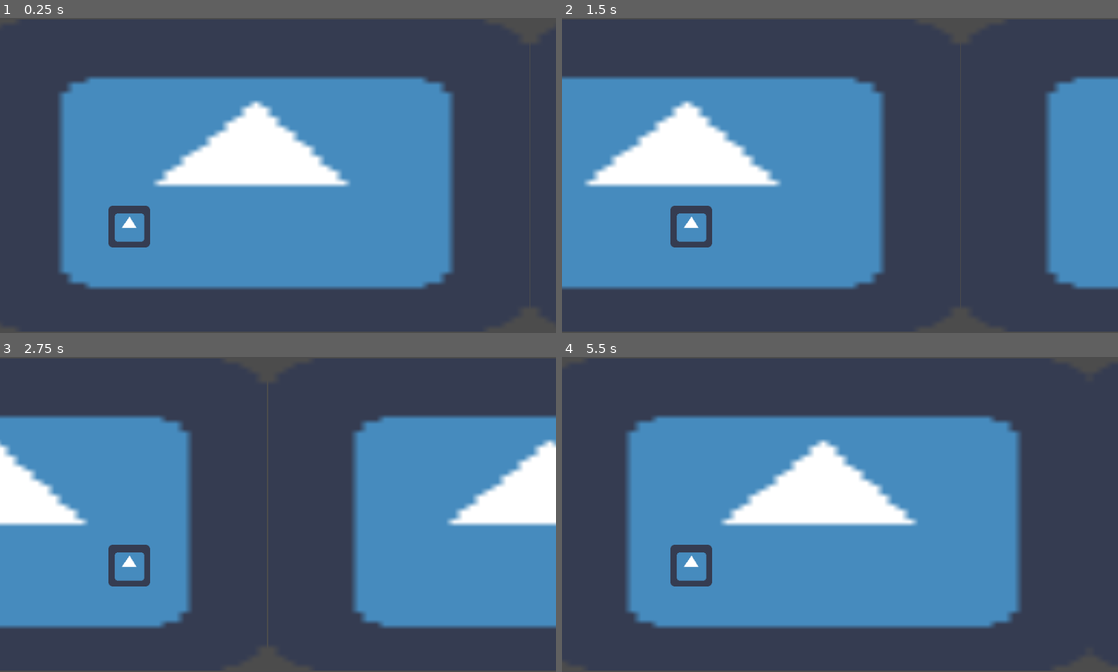
Above: before the commit, frames 1-4 (two rows, left to right).
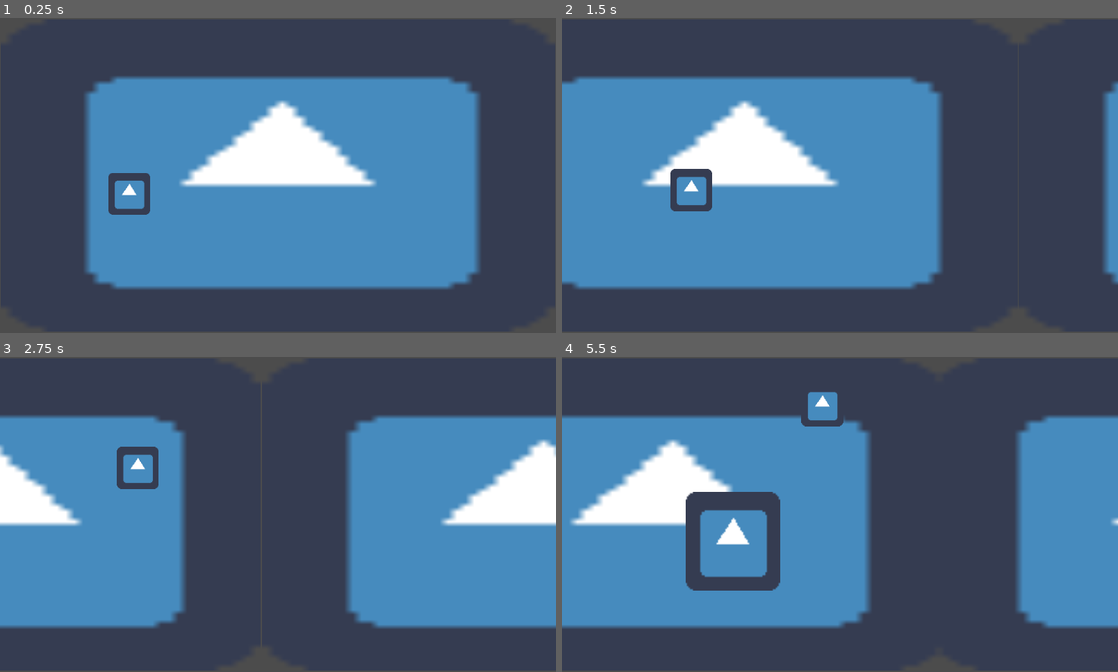
Above: after the commit, the same moments.

Repository: arthurnog/carameloProject
Game: Godot game, scene res://src/scene/GAME.tscn
Same seed, same stepped clock (60 frames per second), same inputs: the game is played once before the commit and once after it. The engine's default icon, where the game draws it, is replaced by a stand-in: a white triangle on a blue panel in a dark square.
Inputs (mouse positions are in pixels of both pictures, inside the frame that each line leads up to):
- Up to frame 1 (0.25 s): no input
- Up to frame 2 (1.5 s): move the mouse to (962, 159) at 0.52 s; press the mouse at (962, 159) at 0.53 s; move the mouse to (728, 191) at 1.27 s; release the mouse at (728, 191) at 1.28 s; click (728, 191) at 1.35 s
- Up to frame 3 (2.75 s): move the mouse to (333, 445) at 2.02 s; press the mouse at (333, 445) at 2.03 s
- Up to frame 4 (5.5 s): move the mouse to (812, 577) at 2.77 s; release the mouse at (812, 577) at 2.78 s; click (812, 577) at 2.85 s; move the mouse to (1006, 561) at 3.52 s; press the mouse at (1006, 561) at 3.53 s; move the mouse to (673, 467) at 4.27 s; release the mouse at (673, 467) at 4.28 s; click (673, 467) at 4.35 s; move the mouse to (867, 514) at 5.02 s; press the mouse at (867, 514) at 5.03 s

The runs differ from the first frame. In frame 1, 12% of the frame differs, in the area x 10-87%, y 18-87%; in frame 2, 22%; in frame 3, 5.2%; in frame 4, 50%, in the area x 0-100%, y 11-87%.

Commit message:
bug fix

Diff:
--- a/project.godot
+++ b/project.godot
@@ -31,6 +31,14 @@
 window/vsync/use_vsync=false
 window/stretch/mode="2d"
 
+[input]
+
+click={
+"deadzone": 0.5,
+"events": [ Object(InputEventMouseButton,"resource_local_to_scene":false,"resource_name":"","device":0,"alt":false,"shift":false,"control":false,"meta":false,"command":false,"button_mask":0,"position":Vector2( 0, 0 ),"global_position":Vector2( 0, 0 ),"factor":1.0,"button_index":1,"pressed":false,"doubleclick":false,"script":null)
+ ]
+}
+
 [rendering]
 
 environment/default_environment="res://default_env.tres"
--- a/src/scene/GAME.tscn
+++ b/src/scene/GAME.tscn
@@ -1,15 +1,18 @@
-[gd_scene load_steps=6 format=2]
+[gd_scene load_steps=8 format=2]
 
 [ext_resource path="res://src/scene/dog.tscn" type="PackedScene" id=1]
 [ext_resource path="res://src/scene/cenario.tscn" type="PackedScene" id=2]
 [ext_resource path="res://src/scene/dogMal.tscn" type="PackedScene" id=3]
 [ext_resource path="res://src/script/GAME.gd" type="Script" id=4]
 [ext_resource path="res://src/script/obsSpawn.gd" type="Script" id=5]
+[ext_resource path="res://src/script/cenarioPai.gd" type="Script" id=6]
+[ext_resource path="res://src/script/itemSpawn.gd" type="Script" id=7]
 
-[node name="Node2D" type="Node2D"]
+[node name="GAME" type="Node2D"]
 script = ExtResource( 4 )
 
 [node name="cenario" parent="." instance=ExtResource( 2 )]
+script = ExtResource( 6 )
 
 [node name="dogMal" parent="." instance=ExtResource( 3 )]
 position = Vector2( -239.439, 281.817 )
@@ -18,6 +21,7 @@
 position = Vector2( 197.06, 317.839 )
 
 [node name="itens" type="Node" parent="."]
+script = ExtResource( 7 )
 
 [node name="TimerI" type="Timer" parent="itens"]
 wait_time = 25.0
@@ -27,4 +31,14 @@
 
 [node name="TimerO" type="Timer" parent="obstaculos"]
 wait_time = 10.0
+[connection signal="START" from="." to="dog" method="_on_GAME_START"]
+[connection signal="START" from="." to="cenario" method="_on_GAME_START"]
+[connection signal="START" from="." to="dogMal" method="_on_GAME_START"]
+[connection signal="START" from="." to="obstaculos" method="_on_GAME_START"]
+[connection signal="START" from="." to="itens" method="_on_GAME_START"]
+[connection signal="cool" from="dogMal" to="dog" method="_on_dogMal_cool"]
+[connection signal="cool" from="dogMal" to="cenario" method="_on_dogMal_cool"]
+[connection signal="fear" from="dogMal" to="dog" method="_on_dogMal_fear"]
+[connection signal="fear" from="dogMal" to="cenario" method="_on_dogMal_fear"]
+[connection signal="timeout" from="itens/TimerI" to="itens" method="_on_TimerI_timeout"]
 [connection signal="timeout" from="obstaculos/TimerO" to="obstaculos" method="_on_TimerO_timeout"]
--- a/src/scene/dog.tscn
+++ b/src/scene/dog.tscn
@@ -15,19 +15,22 @@
 "name": "fear",
 "speed": 5.0
 }, {
+"frames": [ ExtResource( 1 ) ],
+"loop": true,
+"name": "run",
+"speed": 5.0
+}, {
 "frames": [  ],
 "loop": true,
 "name": "die",
 "speed": 5.0
-}, {
-"frames": [ ExtResource( 1 ) ],
-"loop": true,
-"name": "run",
-"speed": 5.0
 } ]
 
 [sub_resource type="RectangleShape2D" id=2]
-extents = Vector2( 33.6014, 33.8681 )
+extents = Vector2( 33.6014, 33.363 )
+
+[sub_resource type="RectangleShape2D" id=3]
+extents = Vector2( 36.0526, 18.2269 )
 
 [node name="dog" type="Node2D"]
 script = ExtResource( 2 )
@@ -35,9 +38,23 @@
 [node name="AnimatedSprite" type="AnimatedSprite" parent="."]
 frames = SubResource( 1 )
 animation = "run"
+offset = Vector2( 0, -50 )
 
 [node name="Area2D" type="Area2D" parent="."]
+position = Vector2( 0, -50 )
 
 [node name="CollisionShape2D" type="CollisionShape2D" parent="Area2D"]
 shape = SubResource( 2 )
+
+[node name="Area2D2" type="Area2D" parent="."]
+position = Vector2( 0, -50 )
+
+[node name="CollisionShape2D2" type="CollisionShape2D" parent="Area2D2"]
+position = Vector2( 0, 16.8179 )
+shape = SubResource( 3 )
+disabled = true
+
+[node name="Tween" type="Tween" parent="."]
 [connection signal="area_entered" from="Area2D" to="." method="_on_Area2D_area_entered"]
+[connection signal="area_entered" from="Area2D2" to="." method="_on_Area2D_area_entered"]
+[connection signal="tween_completed" from="Tween" to="." method="_on_Tween_tween_completed"]
--- a/src/scene/dogMal.tscn
+++ b/src/scene/dogMal.tscn
@@ -21,13 +21,17 @@
 animation = "run"
 
 [node name="Timer0" type="Timer" parent="."]
+one_shot = true
 
 [node name="Timer1" type="Timer" parent="."]
 wait_time = 7.0
+one_shot = true
 
 [node name="VisibilityNotifier2D" type="VisibilityNotifier2D" parent="."]
 position = Vector2( 0, -3.57166 )
 scale = Vector2( 7.50834, 7.38929 )
+
+[node name="Tween" type="Tween" parent="."]
 [connection signal="timeout" from="Timer0" to="." method="_on_Timer0_timeout"]
 [connection signal="timeout" from="Timer1" to="." method="_on_Timer1_timeout"]
 [connection signal="screen_entered" from="VisibilityNotifier2D" to="." method="_on_VisibilityNotifier2D_screen_entered"]
--- a/src/scene/item.tscn
+++ b/src/scene/item.tscn
@@ -17,6 +17,7 @@
 [node name="item" type="KinematicBody2D" groups=[
 "item",
 ]]
+position = Vector2( 1023.06, 200 )
 script = ExtResource( 2 )
 
 [node name="AnimatedSprite" type="AnimatedSprite" parent="."]
--- a/src/scene/obs0.tscn
+++ b/src/scene/obs0.tscn
@@ -9,6 +9,7 @@
 [node name="obs0" type="KinematicBody2D" groups=[
 "obstacle",
 ]]
+position = Vector2( 1000, 317.839 )
 script = ExtResource( 2 )
 
 [node name="Sprite" type="Sprite" parent="."]
@@ -20,3 +21,6 @@
 position = Vector2( 1.18921, 7.62939e-06 )
 scale = Vector2( 1, 0.516885 )
 shape = SubResource( 1 )
+
+[node name="VisibilityNotifier2D" type="VisibilityNotifier2D" parent="."]
+[connection signal="screen_exited" from="VisibilityNotifier2D" to="." method="_on_VisibilityNotifier2D_screen_exited"]
--- a/src/scene/obs1.tscn
+++ b/src/scene/obs1.tscn
@@ -9,6 +9,7 @@
 [node name="obs1" type="KinematicBody2D" groups=[
 "obstacle",
 ]]
+position = Vector2( 1000, 317.839 )
 script = ExtResource( 2 )
 
 [node name="Sprite" type="Sprite" parent="."]
@@ -19,3 +20,6 @@
 [node name="CollisionShape2D" type="CollisionShape2D" parent="."]
 position = Vector2( 1.52588e-05, -81.2649 )
 shape = SubResource( 1 )
+
+[node name="VisibilityNotifier2D" type="VisibilityNotifier2D" parent="."]
+[connection signal="screen_exited" from="VisibilityNotifier2D" to="." method="_on_VisibilityNotifier2D_screen_exited"]
--- a/src/script/GAME.gd
+++ b/src/script/GAME.gd
@@ -1,8 +1,14 @@
 extends Node2D
+
+signal START
 
 func _ready():
 	pass # Replace with function body.
 
+func _input(event):
+	if Input.is_action_just_pressed("click"):
+		emit_signal("START")
+		set_process_input(false)
 
 # Called every frame. 'delta' is the elapsed time since the previous frame.
 #func _process(delta):
--- a/src/script/cenario.gd
+++ b/src/script/cenario.gd
@@ -1,6 +1,6 @@
 extends AnimatedSprite
 
-export (int) var vel = -160
+export (int) var vel = 0
 
 
 # Called when the node enters the scene tree for the first time.
@@ -13,3 +13,9 @@
 
 func _process(delta):
 	position.x += vel*delta
+
+func fast():
+	vel = vel*1.5
+
+func normal():
+	vel = -160
--- /dev/null
+++ b/src/script/cenarioPai.gd
@@ -0,0 +1,21 @@
+extends Node2D
+
+func _on_dogMal_cool():
+	$AnimatedSprite.normal()
+	$AnimatedSprite2.normal()
+	$AnimatedSprite3.normal()
+	pass # Replace with function body.
+
+
+func _on_dogMal_fear():
+	$AnimatedSprite.fast()
+	$AnimatedSprite2.fast()
+	$AnimatedSprite3.fast()
+	pass # Replace with function body.
+
+
+func _on_GAME_START():
+	$AnimatedSprite.normal()
+	$AnimatedSprite2.normal()
+	$AnimatedSprite3.normal()
+	pass # Replace with function body.
--- a/src/script/dog.gd
+++ b/src/script/dog.gd
@@ -2,6 +2,8 @@
 
 export (int) var life = 3
 var itens = 0
+
+var Vitor = false
 
 func _ready():
 	pass # Replace with function body.
@@ -12,3 +14,53 @@
 		life += -1
 	elif is_in_group("item"):
 		itens += 1
+
+
+func _physics_process(delta):
+	if Input.is_action_just_pressed("click"):
+		yield(get_tree().create_timer(.1), "timeout")
+		if Input.is_action_pressed("click"):
+			$Area2D2/CollisionShape2D2.disabled = false
+			$Area2D/CollisionShape2D.disabled = true
+			#animação agachar
+
+		else:
+			if not Vitor:
+				$Tween.interpolate_property(self, "position:y", position.y, position.y-100, 2, Tween.TRANS_EXPO, Tween.EASE_OUT)
+				$Tween.start()
+				Vitor = true
+			pass
+	elif Input.is_action_just_released("click"):
+		if $Area2D2/CollisionShape2D2.disabled == false:
+			$Area2D2/CollisionShape2D2.disabled = true
+			$Area2D/CollisionShape2D.disabled = false
+
+
+func _on_dogMal_cool():
+	#ativa o twen e o dog volta pra posição original
+	#animação dog de boa
+	$Tween.interpolate_property(self, "position:x", position.x, position.x-200, 2, Tween.TRANS_EXPO, Tween.EASE_IN)
+	$Tween.start()
+	pass # Replace with function body.
+
+
+func _on_dogMal_fear():
+	#doguinho vai para frente com medo (animação medo)
+	$Tween.interpolate_property(self, "position:x", position.x, position.x+200, 2, Tween.TRANS_EXPO, Tween.EASE_IN)
+	$Tween.start()
+	pass # Replace with function body.
+
+
+func _on_GAME_START():
+	#animação correndo
+	pass # Replace with function body.
+
+
+func _on_Tween_tween_completed(object, key):
+	if object == self and key == ":position:y":
+		if Vitor:
+			$Tween.interpolate_property(self, "position:y", position.y, position.y+100, 2, Tween.TRANS_EXPO, Tween.EASE_IN)
+			$Tween.start()
+			yield($Tween,"tween_completed")
+			Vitor = false
+	pass # Replace with function body.
--- a/src/script/dogMal.gd
+++ b/src/script/dogMal.gd
@@ -6,6 +6,9 @@
 
 # Called when the node enters the scene tree for the first time.
 func _ready():
+	randomize()
+	var tempo = (((randi()%5) +1)/5)*20
+	$Timer0.wait_time = tempo
 	pass # Replace with function body.
 
 # Called every frame. 'delta' is the elapsed time since the previous frame.
@@ -15,20 +18,36 @@
 func _on_VisibilityNotifier2D_screen_entered():
 	#dog com medo -> corre mais rápido
 	#timer1 -> GO
+	$Timer1.start()
 	#set timer0
-	#randomize()
-	#set timer -> (((randi()%5) +1)/5)*20
+	randomize()
+	var tempo = (((randi()%5) +1)/5)*20
+	$Timer0.wait_time = tempo
 	pass # Replace with function body.
 
 func _on_VisibilityNotifier2D_screen_exited():
 	#dog de boa -> velocidade normal
 	#timer0 -> GO
+	$Timer0.start()
+	#emmit signal cool
+	emit_signal("cool")
 	pass # Replace with function body.
 
 func _on_Timer1_timeout():
 	#sai da tela
+	$Tween.interpolate_property(self, "position:x", position.x, position.x-500, 2, Tween.TRANS_EXPO, Tween.EASE_OUT)
+	$Tween.start()
 	pass # Replace with function body.
 
 func _on_Timer0_timeout():
 	#entra na tela
+	#emmit signal fear
+	emit_signal("fear")
+	$Tween.interpolate_property(self, "position:x", position.x, position.x+500, 2, Tween.TRANS_EXPO, Tween.EASE_IN)
+	$Tween.start()
 	pass # Replace with function body.
+
+
+func _on_GAME_START():
+	$Timer0.start()
+	pass # Replace with function body.
--- a/src/script/item.gd
+++ b/src/script/item.gd
@@ -7,9 +7,7 @@
 func _ready():
 	pass # Replace with function body.
 
-func _process(delta):
-	position.x += velx*delta
-	if position.y > startY+10:
-		position.y += -vely*delta
-	elif position.y < startY-10:
-		position.y += vely*delta
+func _physics_process(delta):
+	if position.y > startY+10 or position.y<startY-10:
+		vely = -vely
+	move_and_slide(Vector2(velx,vely))
--- /dev/null
+++ b/src/script/itemSpawn.gd
@@ -0,0 +1,18 @@
+extends Node
+
+const item = preload("res://src/scene/item.tscn")
+
+func _ready():
+	pass # Replace with function body.
+
+func _on_TimerI_timeout():
+	spawn()
+	pass # Replace with function body.
+
+
+func _on_GAME_START():
+	$TimerI.start()
+	pass # Replace with function body.
+
+func spawn():
+	call_deferred("add_child", item.instance())
--- a/src/script/obsSpawn.gd
+++ b/src/script/obsSpawn.gd
@@ -1,6 +1,7 @@
 extends Node
 
-
+const obs0 = preload("res://src/scene/obs0.tscn")
+const obs1 = preload("res://src/scene/obs1.tscn")
 # Declare member variables here. Examples:
 # var a = 2
 # var b = "text"
@@ -10,12 +11,20 @@
 func _ready():
 	pass # Replace with function body.
 
-
-# Called every frame. 'delta' is the elapsed time since the previous frame.
-#func _process(delta):
-#	pass
+func _on_TimerO_timeout():
+	spawn()
+	pass # Replace with function body.
 
 
-func _on_TimerO_timeout():
-	#spawn()
+func _on_GAME_START():
+	$TimerO.start()
 	pass # Replace with function body.
+
+func spawn():
+	var obs
+	randomize()
+	if randi()%2:
+		obs = obs1.instance()
+	else:
+		obs = obs0.instance()
+	call_deferred("add_child", obs)
--- a/src/script/obstacle.gd
+++ b/src/script/obstacle.gd
@@ -9,5 +9,10 @@
 	pass # Replace with function body.
 
 func _process(delta):
-	position.x = vel*delta
+	move_and_slide(Vector2(vel,0))
 #	pass
+
+
+func _on_VisibilityNotifier2D_screen_exited():
+	queue_free()
+	pass # Replace with function body.
Not shown: 1 places in src/scene/dog.tscn that only renumber resources
